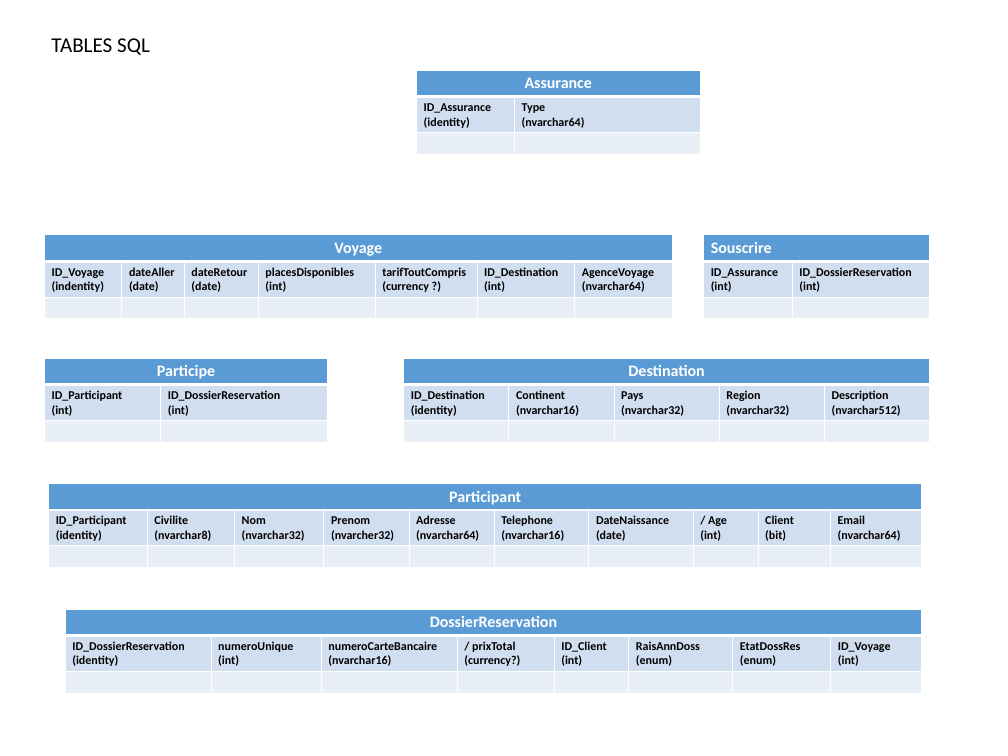
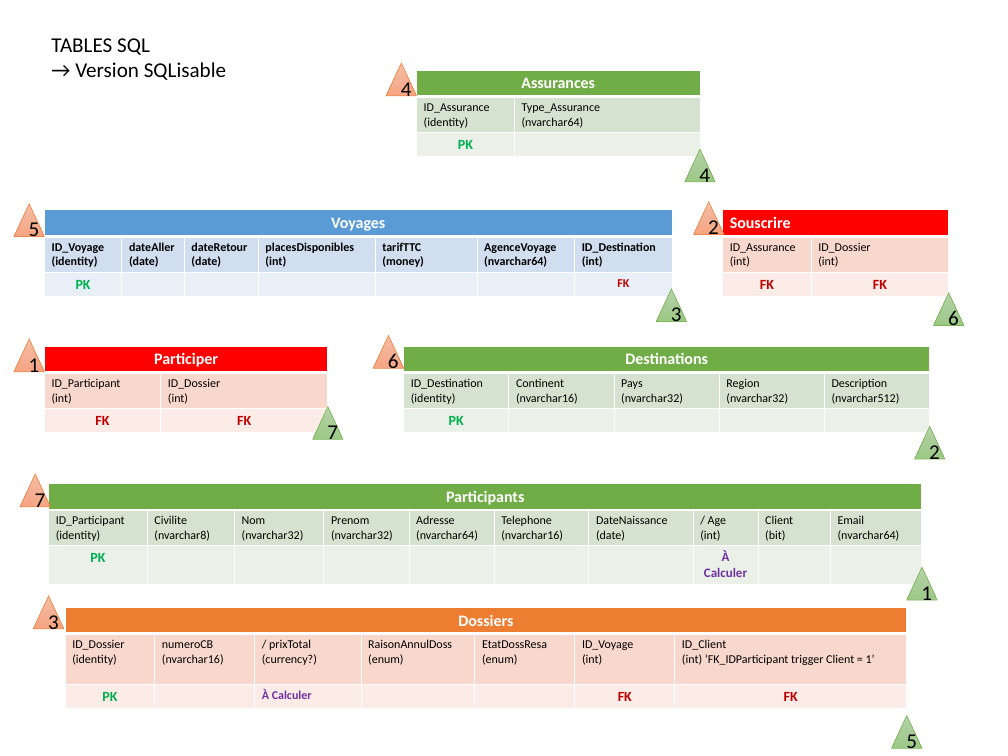
Before and after one commit to Promo2018/AntoninVeronique, a slide deck: slide 2 of Projet2_BoVoyage_VL-AP.pptx. Drawn at 1008x756 pixels with LibreOffice and Linux fonts; fonts in the diff are those of the drawing. Boxes give left, top, right and bottom in pixels: in the first picture for what was removed or moved away, otherwise in the second. Text is boxed around its words. In the diff, an @@ line names an element or a change of style, - is before the commit and + after.

Commit message:
mise à jour du projet, toutes les fonctions à jour, les fonctions de recherche et spécifiques à DossierReservation à améliorer, et implementer les triggers + mises a jour (prix, age)

```diff
--- a/Projet2_BoVoyage_VL-AP.pptx
+++ b/Projet2_BoVoyage_VL-AP.pptx
@@ text at (75,62,226,80): paragraph added @@
+→ Version SQLisable
@@ triangle added at (386,63,416,96), fill gradient #F7BDA5 to #F5B196 to #F8A582, outline #ED7D31 0.5 pt, 21.2 pt, text #000000 @@
+4
@@ table at (417,70,701,156) @@
-row 1, column 1: Assurance
+row 1, column 1: Assurances
-row 2, column 2: Type / (nvarchar64)
+row 2, column 2: Type_Assurance / (nvarchar64)
-row 3, column 1: 
+row 3, column 1: PK
@@ fill #5B9BD5 to #70AD47 in row 1, column 1 @@
@@ fill #D2DEEF to #D5E3CF in row 2 @@
@@ fill #EAEFF7 to #EBF1E9 in row 3 @@
@@ bold off in "ID_Assurance", "(identity)" @@
@@ triangle added at (685,149,715,182), fill gradient #B5D5A7 to #AACE9A to #9CC987, outline #70AD47 0.5 pt, 21.2 pt, text #000000 @@
+4
@@ triangle added at (14,204,44,237), fill gradient #F7BDA5 to #F5B196 to #F8A582, outline #ED7D31 0.5 pt, 21.2 pt, text #000000 @@
+5
@@ triangle added at (693,202,724,235), fill gradient #F7BDA5 to #F5B196 to #F8A582, outline #ED7D31 0.5 pt, 21.2 pt, text #000000 @@
+2
@@ table at (45,210,674,296) @@
-row 1, column 1: Voyage
+row 1, column 1: Voyages
-row 2: ID_Voyage / (indentity) | dateAller / (date) | dateRetour / (date) | placesDisponibles / (int) | tarifToutCompris / (currency ?) | ID_Destination / (int) | AgenceVoyage / (nvarchar64)
+row 2: ID_Voyage / (identity) | dateAller / (date) | dateRetour / (date) | placesDisponibles / (int) | tarifTTC / (money) | AgenceVoyage / (nvarchar64) | ID_Destination / (int)
-row 3, column 1: 
+row 3, column 1: PK
-row 3, column 7: 
+row 3, column 7: FK
@@ table: place and size @@
-table at (45,235,674,319)
+table at (45,210,674,296)
@@ table at (723,210,949,296) @@
-row 2, column 2: ID_DossierReservation / (int)
+row 2, column 2: ID_Dossier / (int)
-row 3, column 1: 
+row 3, column 1: FK
-row 3, column 2: 
+row 3, column 2: FK
@@ fill #5B9BD5 to #FF0000 in row 1, column 1 @@
@@ fill #D2DEEF to #F8D7CE in row 2 @@
@@ fill #EAEFF7 to #FCECE8 in row 3 @@
@@ bold off in "ID_Assurance", "(int)" @@
@@ table: place and size @@
-table at (703,235,930,319)
+table at (723,210,949,296)
@@ triangle added at (657,289,687,322), fill gradient #B5D5A7 to #AACE9A to #9CC987, outline #70AD47 0.5 pt, 21.2 pt, text #000000 @@
+3
@@ triangle added at (934,293,964,326), fill gradient #B5D5A7 to #AACE9A to #9CC987, outline #70AD47 0.5 pt, 21.2 pt, text #000000 @@
+6
@@ triangle added at (14,339,44,372), fill gradient #F7BDA5 to #F5B196 to #F8A582, outline #ED7D31 0.5 pt, 21.2 pt, text #000000 @@
+1
@@ table: place and size @@
-table at (45,358,328,442)
+table at (45,346,328,433)
@@ table at (45,346,328,433) @@
-row 1, column 1: Participe
+row 1, column 1: Participer
-row 2, column 2: ID_DossierReservation / (int)
+row 2, column 2: ID_Dossier / (int)
-row 3, column 1: 
+row 3, column 1: FK
-row 3, column 2: 
+row 3, column 2: FK
@@ fill #5B9BD5 to #FF0000 in row 1, column 1 @@
@@ fill #D2DEEF to #F8D7CE in row 2 @@
@@ fill #EAEFF7 to #FCECE8 in row 3 @@
@@ bold off in "ID_Participant", "(int)" @@
@@ triangle added at (373,336,403,369), fill gradient #F7BDA5 to #F5B196 to #F8A582, outline #ED7D31 0.5 pt, 21.2 pt, text #000000 @@
+6
@@ table at (404,346,930,433) @@
-row 1, column 1: Destination
+row 1, column 1: Destinations
-row 3, column 1: 
+row 3, column 1: PK
@@ fill #5B9BD5 to #70AD47 in row 1, column 1 @@
@@ fill #D2DEEF to #D5E3CF in row 2 @@
@@ fill #EAEFF7 to #EBF1E9 in row 3 @@
@@ bold off in "ID_Destination", "(identity)", "Continent", "(nvarchar16)" and 6 more places @@
@@ table: place and size @@
-table at (404,358,930,442)
+table at (404,346,930,433)
@@ triangle added at (312,407,343,440), fill gradient #B5D5A7 to #AACE9A to #9CC987, outline #70AD47 0.5 pt, 21.2 pt, text #000000 @@
+7
@@ triangle added at (914,426,945,459), fill gradient #B5D5A7 to #AACE9A to #9CC987, outline #70AD47 0.5 pt, 21.2 pt, text #000000 @@
+2
@@ triangle added at (20,474,50,507), fill gradient #F7BDA5 to #F5B196 to #F8A582, outline #ED7D31 0.5 pt, 21.2 pt, text #000000 @@
+7
@@ table at (49,483,922,584) @@
-row 1, column 1: Participant
+row 1, column 1: Participants
-row 2, column 4: Prenom / (nvarcher32)
+row 2, column 4: Prenom / (nvarchar32)
-row 3, column 1: 
+row 3, column 1: PK
-row 3, column 8: 
+row 3, column 8: À Calculer
@@ fill #5B9BD5 to #70AD47 in row 1, column 1 @@
@@ fill #D2DEEF to #D5E3CF in row 2 @@
@@ fill #EAEFF7 to #EBF1E9 in row 3 @@
@@ bold off in "ID_Participant", "(identity)", "Civilite", "(nvarchar8)" and 14 more places @@
@@ triangle added at (907,567,937,600), fill gradient #B5D5A7 to #AACE9A to #9CC987, outline #70AD47 0.5 pt, 21.2 pt, text #000000 @@
+1
@@ triangle added at (33,596,63,629), fill gradient #F7BDA5 to #F5B196 to #F8A582, outline #ED7D31 0.5 pt, 21.2 pt, text #000000 @@
+3
@@ table at (65,608,906,708) @@
-column 1: DossierReservation | ID_DossierReservation / (identity) | 
-column 2:  | numeroUnique / (int) | 
-column 3:  | numeroCarteBancaire / (nvarchar16) | 
-column 4:  | / prixTotal / (currency?) | 
-column 5:  | ID_Client / (int) | 
-column 6:  | RaisAnnDoss / (enum) | 
-column 7:  | EtatDossRes / (enum) | 
-column 8:  | ID_Voyage / (int) | 
+column 1: Dossiers | ID_Dossier / (identity) | PK
+column 2:  | numeroCB / (nvarchar16) | 
+column 3:  | / prixTotal / (currency?) | À Calculer
+column 4:  | RaisonAnnulDoss / (enum) | 
+column 5:  | EtatDossResa / (enum) | 
+column 6:  | ID_Voyage / (int) | FK
+column 7:  | ID_Client / (int) ‘FK_IDParticipant trigger Client = 1’ | FK
@@ table: place and size @@
-table at (65,609,922,693)
+table at (65,608,906,708)
@@ triangle added at (891,716,922,749), fill gradient #B5D5A7 to #AACE9A to #9CC987, outline #70AD47 0.5 pt, 21.2 pt, text #000000 @@
+5
```
Also in this commit, not shown: 1 other slide changed, 29 other files.
